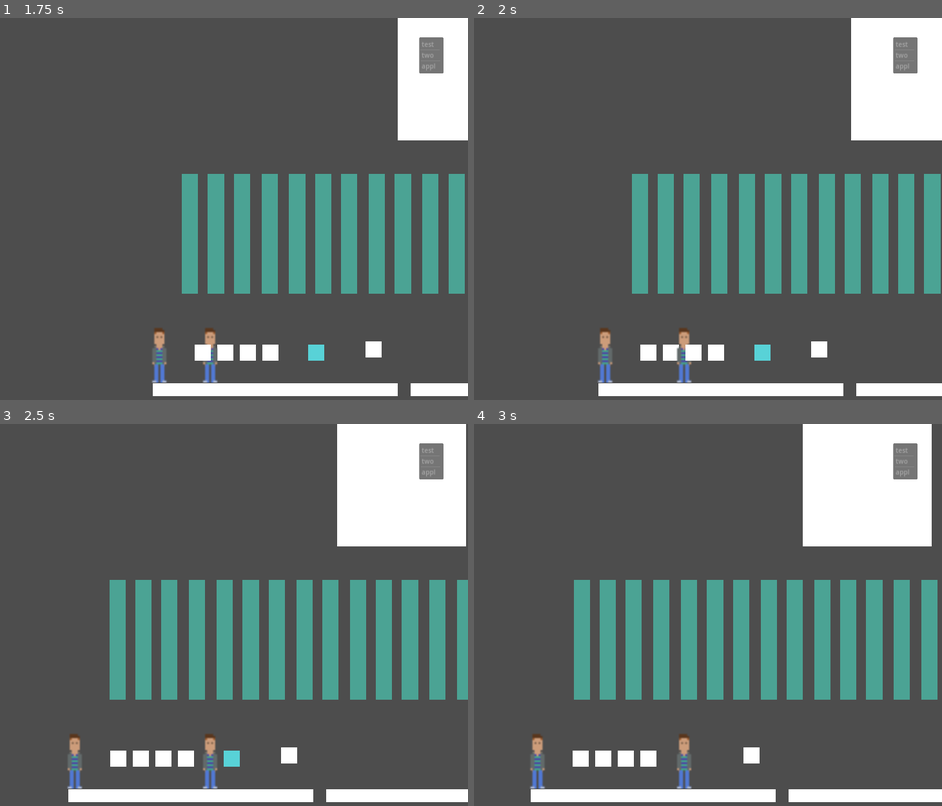
Above: before the commit, frames 1-4 (two rows, left to right).
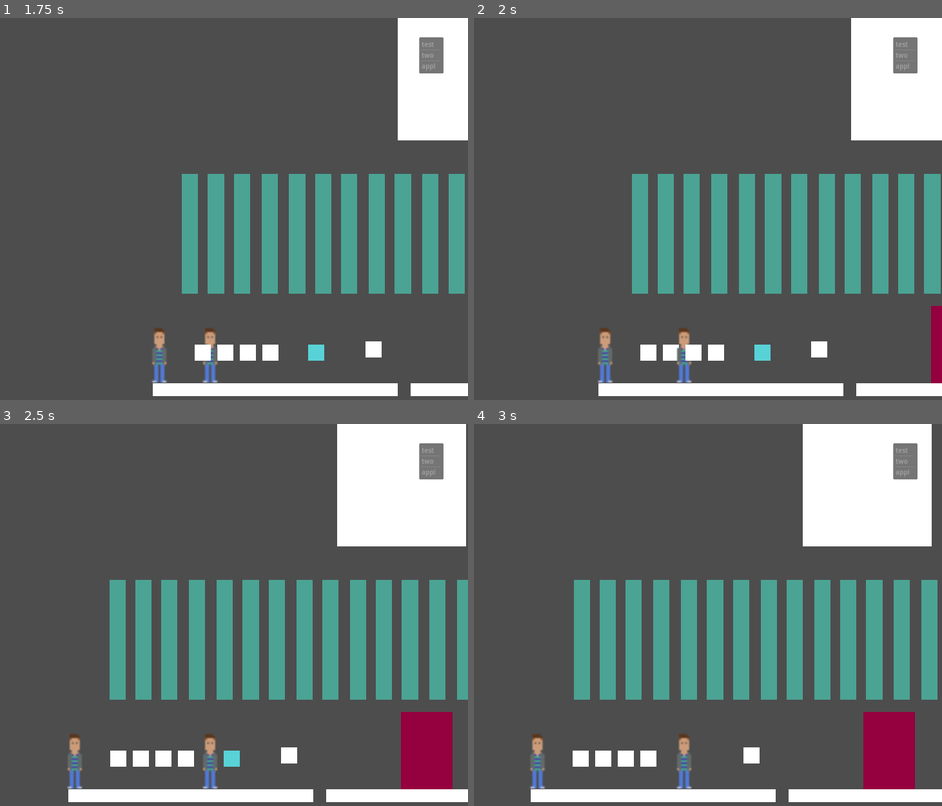
Above: after the commit, the same moments.

Repository: adamsocki/test_godot
Game: Godot game, scene res://game_manager.tscn
Two runs of this game, one before a commit and one after it. Both use one fixed random seed, a clock stepped at 60 frames per second and the inputs below.
Inputs (mouse positions are in pixels of both pictures, inside the frame that each line leads up to):
- Up to frame 1 (1.75 s): click "START" at 0.5 s; tap Enter at 1.25 s; move the mouse to (182, 289) at 1.27 s; hold D (move_right) from 1.28 s (still down); hold Tab (player_switch, bound only after the commit) from 1.28 s (still down)
- Up to frame 2 (2 s): keep holding D (move_right); keep holding Tab (player_switch, bound only after the commit)
- Up to frame 3 (2.5 s): keep holding D (move_right); move the mouse to (365, 676) at 2.02 s; release Tab (player_switch, bound only after the commit) at 2.03 s; tap X (pick_up) at 2.1 s; tap Tab (player_switch, bound only after the commit) at 2.3 s
- Up to frame 4 (3 s): tap X (pick_up) at 2.75 s; move the mouse to (530, 557) at 2.77 s; release D (move_right) at 2.78 s; hold Left (move_left) from 2.78 s (still down); hold Tab (player_switch, bound only after the commit) from 2.78 s (still down); tap Space (space_bar) at 2.85 s

Frame 1 is identical in both runs. In frame 2, 0.5% of the frame differs, in the area x 97-100%, y 75-96%; in frame 3, 2.2%, in the area x 85-97%, y 75-96%; in frame 4, 2.2%.

Commit message:
init portal

Diff:
--- a/game1_2D/PlayerManager.gd
+++ b/game1_2D/PlayerManager.gd
@@ -9,3 +9,7 @@
 
 func update_player_manager(delta):
 	$Player.update_player(delta)
+
+	# player switcher
+	if Input.is_action_pressed("player_switch"):
+		pass
--- /dev/null
+++ b/game1_2D/door.gd
@@ -0,0 +1,85 @@
+extends "res://Entity.gd"
+
+
+
+@export var door = false
+@export var locked = false
+
+
+#var root
+
+# Player Settings
+var player
+var in_range
+
+
+var text_box
+var root_node
+var body_node
+var try_to_open
+@export var space_to_trigger = true
+@export var door_closed = true
+@export var key_code : String
+var door_open_animation
+var door_open_delta
+
+# Called when the node enters the scene tree for the first time.
+func _ready():
+	#root = get_tree().current_scene
+
+	text_box = get_node("/root/GameManager/UIManager/Camera_UI/ActionText")
+
+
+	door_open_animation = false
+	text_box.visible = false
+	in_range = false
+	try_to_open = false
+	door_open_delta = 0
+#	player = get_node("../../")
+
+
+# Called every frame. 'delta' is the elapsed time since the previous frame.
+func _process(delta):
+	if door_open_animation:
+		open_door(delta)
+
+func open_door(delta):
+	var move_door = 100 * delta
+	self.position.y -= move_door
+
+	door_open_delta += abs(move_door)
+
+	if door_open_delta > 100:
+		door_open_animation = false
+		door_open_delta = 0 # maybe not do this
+
+func _on_area_2d_body_entered(body):
+	if door:
+		text_box.text = "Press SPACE to Open Door"
+		text_box.visible = true
+		in_range = true
+		body_node = body
+		body_node.current_over_entity = self
+
+
+
+func _on_area_2d_body_exited(body):
+	if door:
+		text_box.visible = false
+		in_range = false
+		body_node = body
+		body_node.current_over_entity = null
+		body_node = null
+
+
+
+func trigger_entity_by_player():
+	print("hi")
+	if in_range:
+		var list = body_node.get_node("InventoryManager").current_inventory
+		for item in list:
+			print(item.key_code)
+			print(key_code)
+			if (item.key_code == key_code):
+				door_closed = false
+				door_open_animation = true
--- a/game1_2D/levels/level_1.tscn
+++ b/game1_2D/levels/level_1.tscn
@@ -1,15 +1,16 @@
-[gd_scene load_steps=5 format=3 uid="uid://dd1x5rds8v7ws"]
+[gd_scene load_steps=6 format=3 uid="uid://dd1x5rds8v7ws"]
 
 [ext_resource type="Script" path="res://levels/level_1.gd" id="1_o4g7v"]
 [ext_resource type="PackedScene" uid="uid://cpgpbqlbe10c8" path="res://wall.tscn" id="2_l6414"]
 [ext_resource type="Texture2D" uid="uid://pcmlj6qt40dk" path="res://character/man_idle1.png" id="3_grcw3"]
 [ext_resource type="PackedScene" uid="uid://b1vds5kpb31vp" path="res://key.tscn" id="4_nypv0"]
+[ext_resource type="PackedScene" uid="uid://1c481kjv62k7" path="res://portal.tscn" id="5_q3kg6"]
 
 [node name="Level1" type="Node2D"]
 position = Vector2(-96, -64)
 script = ExtResource("1_o4g7v")
 
-[node name="Wall" parent="." instance=ExtResource("2_l6414")]
+[node name="Door" parent="." instance=ExtResource("2_l6414")]
 position = Vector2(688, 416)
 door = true
 key_code = "000"
@@ -269,6 +270,262 @@
 custom_minimum_size = Vector2(10, 0)
 offset_left = 561.451
 offset_right = 571.451
+offset_bottom = 40.0
+size_flags_horizontal = 6
+color = Color(0.294118, 0.639216, 0.580392, 1)
+
+[node name="ColorRect33" type="ColorRect" parent="Paralax_set_1"]
+custom_minimum_size = Vector2(10, 0)
+offset_left = 579.154
+offset_right = 589.154
+offset_bottom = 40.0
+size_flags_horizontal = 6
+color = Color(0.294118, 0.639216, 0.580392, 1)
+
+[node name="ColorRect34" type="ColorRect" parent="Paralax_set_1"]
+custom_minimum_size = Vector2(10, 0)
+offset_left = 595.554
+offset_right = 605.554
+offset_bottom = 40.0
+size_flags_horizontal = 6
+color = Color(0.294118, 0.639216, 0.580392, 1)
+
+[node name="ColorRect35" type="ColorRect" parent="Paralax_set_1"]
+custom_minimum_size = Vector2(10, 0)
+offset_left = 611.421
+offset_right = 621.421
+offset_bottom = 40.0
+size_flags_horizontal = 6
+color = Color(0.294118, 0.639216, 0.580392, 1)
+
+[node name="ColorRect36" type="ColorRect" parent="Paralax_set_1"]
+custom_minimum_size = Vector2(10, 0)
+offset_left = 627.821
+offset_right = 637.821
+offset_bottom = 40.0
+size_flags_horizontal = 6
+color = Color(0.294118, 0.639216, 0.580392, 1)
+
+[node name="ColorRect37" type="ColorRect" parent="Paralax_set_1"]
+custom_minimum_size = Vector2(10, 0)
+offset_left = 645.139
+offset_right = 655.139
+offset_bottom = 40.0
+size_flags_horizontal = 6
+color = Color(0.294118, 0.639216, 0.580392, 1)
+
+[node name="ColorRect38" type="ColorRect" parent="Paralax_set_1"]
+custom_minimum_size = Vector2(10, 0)
+offset_left = 661.539
+offset_right = 671.539
+offset_bottom = 40.0
+size_flags_horizontal = 6
+color = Color(0.294118, 0.639216, 0.580392, 1)
+
+[node name="ColorRect39" type="ColorRect" parent="Paralax_set_1"]
+custom_minimum_size = Vector2(10, 0)
+offset_left = 677.406
+offset_right = 687.406
+offset_bottom = 40.0
+size_flags_horizontal = 6
+color = Color(0.294118, 0.639216, 0.580392, 1)
+
+[node name="ColorRect40" type="ColorRect" parent="Paralax_set_1"]
+custom_minimum_size = Vector2(10, 0)
+offset_left = 693.807
+offset_right = 703.807
+offset_bottom = 40.0
+size_flags_horizontal = 6
+color = Color(0.294118, 0.639216, 0.580392, 1)
+
+[node name="ColorRect41" type="ColorRect" parent="Paralax_set_1"]
+custom_minimum_size = Vector2(10, 0)
+offset_left = 710.591
+offset_right = 720.591
+offset_bottom = 40.0
+size_flags_horizontal = 6
+color = Color(0.294118, 0.639216, 0.580392, 1)
+
+[node name="ColorRect42" type="ColorRect" parent="Paralax_set_1"]
+custom_minimum_size = Vector2(10, 0)
+offset_left = 726.992
+offset_right = 736.992
+offset_bottom = 40.0
+size_flags_horizontal = 6
+color = Color(0.294118, 0.639216, 0.580392, 1)
+
+[node name="ColorRect43" type="ColorRect" parent="Paralax_set_1"]
+custom_minimum_size = Vector2(10, 0)
+offset_left = 742.859
+offset_right = 752.859
+offset_bottom = 40.0
+size_flags_horizontal = 6
+color = Color(0.294118, 0.639216, 0.580392, 1)
+
+[node name="ColorRect44" type="ColorRect" parent="Paralax_set_1"]
+custom_minimum_size = Vector2(10, 0)
+offset_left = 759.259
+offset_right = 769.259
+offset_bottom = 40.0
+size_flags_horizontal = 6
+color = Color(0.294118, 0.639216, 0.580392, 1)
+
+[node name="ColorRect45" type="ColorRect" parent="Paralax_set_1"]
+custom_minimum_size = Vector2(10, 0)
+offset_left = 776.577
+offset_right = 786.577
+offset_bottom = 40.0
+size_flags_horizontal = 6
+color = Color(0.294118, 0.639216, 0.580392, 1)
+
+[node name="ColorRect46" type="ColorRect" parent="Paralax_set_1"]
+custom_minimum_size = Vector2(10, 0)
+offset_left = 792.977
+offset_right = 802.977
+offset_bottom = 40.0
+size_flags_horizontal = 6
+color = Color(0.294118, 0.639216, 0.580392, 1)
+
+[node name="ColorRect47" type="ColorRect" parent="Paralax_set_1"]
+custom_minimum_size = Vector2(10, 0)
+offset_left = 808.844
+offset_right = 818.844
+offset_bottom = 40.0
+size_flags_horizontal = 6
+color = Color(0.294118, 0.639216, 0.580392, 1)
+
+[node name="ColorRect48" type="ColorRect" parent="Paralax_set_1"]
+custom_minimum_size = Vector2(10, 0)
+offset_left = 825.244
+offset_right = 835.244
+offset_bottom = 40.0
+size_flags_horizontal = 6
+color = Color(0.294118, 0.639216, 0.580392, 1)
+
+[node name="ColorRect49" type="ColorRect" parent="Paralax_set_1"]
+custom_minimum_size = Vector2(10, 0)
+offset_left = 841.496
+offset_right = 851.496
+offset_bottom = 40.0
+size_flags_horizontal = 6
+color = Color(0.294118, 0.639216, 0.580392, 1)
+
+[node name="ColorRect50" type="ColorRect" parent="Paralax_set_1"]
+custom_minimum_size = Vector2(10, 0)
+offset_left = 857.896
+offset_right = 867.896
+offset_bottom = 40.0
+size_flags_horizontal = 6
+color = Color(0.294118, 0.639216, 0.580392, 1)
+
+[node name="ColorRect51" type="ColorRect" parent="Paralax_set_1"]
+custom_minimum_size = Vector2(10, 0)
+offset_left = 873.763
+offset_right = 883.763
+offset_bottom = 40.0
+size_flags_horizontal = 6
+color = Color(0.294118, 0.639216, 0.580392, 1)
+
+[node name="ColorRect52" type="ColorRect" parent="Paralax_set_1"]
+custom_minimum_size = Vector2(10, 0)
+offset_left = 890.163
+offset_right = 900.163
+offset_bottom = 40.0
+size_flags_horizontal = 6
+color = Color(0.294118, 0.639216, 0.580392, 1)
+
+[node name="ColorRect53" type="ColorRect" parent="Paralax_set_1"]
+custom_minimum_size = Vector2(10, 0)
+offset_left = 907.481
+offset_right = 917.481
+offset_bottom = 40.0
+size_flags_horizontal = 6
+color = Color(0.294118, 0.639216, 0.580392, 1)
+
+[node name="ColorRect54" type="ColorRect" parent="Paralax_set_1"]
+custom_minimum_size = Vector2(10, 0)
+offset_left = 923.881
+offset_right = 933.881
+offset_bottom = 40.0
+size_flags_horizontal = 6
+color = Color(0.294118, 0.639216, 0.580392, 1)
+
+[node name="ColorRect55" type="ColorRect" parent="Paralax_set_1"]
+custom_minimum_size = Vector2(10, 0)
+offset_left = 939.748
+offset_right = 949.748
+offset_bottom = 40.0
+size_flags_horizontal = 6
+color = Color(0.294118, 0.639216, 0.580392, 1)
+
+[node name="ColorRect56" type="ColorRect" parent="Paralax_set_1"]
+custom_minimum_size = Vector2(10, 0)
+offset_left = 956.149
+offset_right = 966.149
+offset_bottom = 40.0
+size_flags_horizontal = 6
+color = Color(0.294118, 0.639216, 0.580392, 1)
+
+[node name="ColorRect57" type="ColorRect" parent="Paralax_set_1"]
+custom_minimum_size = Vector2(10, 0)
+offset_left = 972.933
+offset_right = 982.933
+offset_bottom = 40.0
+size_flags_horizontal = 6
+color = Color(0.294118, 0.639216, 0.580392, 1)
+
+[node name="ColorRect58" type="ColorRect" parent="Paralax_set_1"]
+custom_minimum_size = Vector2(10, 0)
+offset_left = 989.334
+offset_right = 999.334
+offset_bottom = 40.0
+size_flags_horizontal = 6
+color = Color(0.294118, 0.639216, 0.580392, 1)
+
+[node name="ColorRect59" type="ColorRect" parent="Paralax_set_1"]
+custom_minimum_size = Vector2(10, 0)
+offset_left = 1005.2
+offset_right = 1015.2
+offset_bottom = 40.0
+size_flags_horizontal = 6
+color = Color(0.294118, 0.639216, 0.580392, 1)
+
+[node name="ColorRect60" type="ColorRect" parent="Paralax_set_1"]
+custom_minimum_size = Vector2(10, 0)
+offset_left = 1021.6
+offset_right = 1031.6
+offset_bottom = 40.0
+size_flags_horizontal = 6
+color = Color(0.294118, 0.639216, 0.580392, 1)
+
+[node name="ColorRect61" type="ColorRect" parent="Paralax_set_1"]
+custom_minimum_size = Vector2(10, 0)
+offset_left = 1038.92
+offset_right = 1048.92
+offset_bottom = 40.0
+size_flags_horizontal = 6
+color = Color(0.294118, 0.639216, 0.580392, 1)
+
+[node name="ColorRect62" type="ColorRect" parent="Paralax_set_1"]
+custom_minimum_size = Vector2(10, 0)
+offset_left = 1055.32
+offset_right = 1065.32
+offset_bottom = 40.0
+size_flags_horizontal = 6
+color = Color(0.294118, 0.639216, 0.580392, 1)
+
+[node name="ColorRect63" type="ColorRect" parent="Paralax_set_1"]
+custom_minimum_size = Vector2(10, 0)
+offset_left = 1071.19
+offset_right = 1081.19
+offset_bottom = 40.0
+size_flags_horizontal = 6
+color = Color(0.294118, 0.639216, 0.580392, 1)
+
+[node name="ColorRect64" type="ColorRect" parent="Paralax_set_1"]
+custom_minimum_size = Vector2(10, 0)
+offset_left = 1087.59
+offset_right = 1097.59
 offset_bottom = 40.0
 size_flags_horizontal = 6
 color = Color(0.294118, 0.639216, 0.580392, 1)
@@ -347,4 +604,7 @@
 position = Vector2(546, 424)
 key_code = "000"
 entity_name = "key"
-door_access = NodePath("../Wall")
+door_access = NodePath("../Door")
+
+[node name="Portal" parent="." instance=ExtResource("5_q3kg6")]
+position = Vector2(985, 328)
--- /dev/null
+++ b/game1_2D/portal.gd
@@ -0,0 +1,12 @@
+# portal.gd
+extends "res://Entity.gd"
+
+
+# Called when the node enters the scene tree for the first time.
+func _ready():
+	pass # Replace with function body.
+
+
+# Called every frame. 'delta' is the elapsed time since the previous frame.
+func _process(delta):
+	pass
--- /dev/null
+++ b/game1_2D/portal.tscn
@@ -0,0 +1,16 @@
+[gd_scene load_steps=3 format=3 uid="uid://1c481kjv62k7"]
+
+[ext_resource type="PackedScene" uid="uid://dme8vtl8nje2t" path="res://interact_player.tscn" id="1_deswv"]
+[ext_resource type="Script" path="res://portal.gd" id="1_ie1rf"]
+
+[node name="Portal" type="Node2D"]
+script = ExtResource("1_ie1rf")
+
+[node name="ColorRect" type="ColorRect" parent="."]
+offset_right = 128.0
+offset_bottom = 192.0
+color = Color(0.584314, 0, 0.243137, 1)
+
+[node name="InteractPlayer" parent="." instance=ExtResource("1_deswv")]
+position = Vector2(-4.76837e-07, 0)
+scale = Vector2(6.36, 9.55704)
--- a/game1_2D/project.godot
+++ b/game1_2D/project.godot
@@ -50,3 +50,8 @@
 "events": [Object(InputEventKey,"resource_local_to_scene":false,"resource_name":"","device":-1,"window_id":0,"alt_pressed":false,"shift_pressed":false,"ctrl_pressed":false,"meta_pressed":false,"pressed":false,"keycode":0,"physical_keycode":32,"key_label":0,"unicode":32,"echo":false,"script":null)
 ]
 }
+player_switch={
+"deadzone": 0.5,
+"events": [Object(InputEventKey,"resource_local_to_scene":false,"resource_name":"","device":-1,"window_id":0,"alt_pressed":false,"shift_pressed":false,"ctrl_pressed":false,"meta_pressed":false,"pressed":false,"keycode":0,"physical_keycode":4194306,"key_label":0,"unicode":0,"echo":false,"script":null)
+]
+}
--- a/game1_2D/wall.tscn
+++ b/game1_2D/wall.tscn
@@ -1,6 +1,6 @@
 [gd_scene load_steps=4 format=3 uid="uid://cpgpbqlbe10c8"]
 
-[ext_resource type="Script" path="res://wall.gd" id="1_2x1r5"]
+[ext_resource type="Script" path="res://door.gd" id="1_njyls"]
 
 [sub_resource type="RectangleShape2D" id="RectangleShape2D_p5els"]
 size = Vector2(40, 40)
@@ -9,7 +9,7 @@
 
 [node name="Wall" type="StaticBody2D"]
 collision_layer = 2
-script = ExtResource("1_2x1r5")
+script = ExtResource("1_njyls")
 
 [node name="CollisionShape2D" type="CollisionShape2D" parent="."]
 position = Vector2(20, 20)
